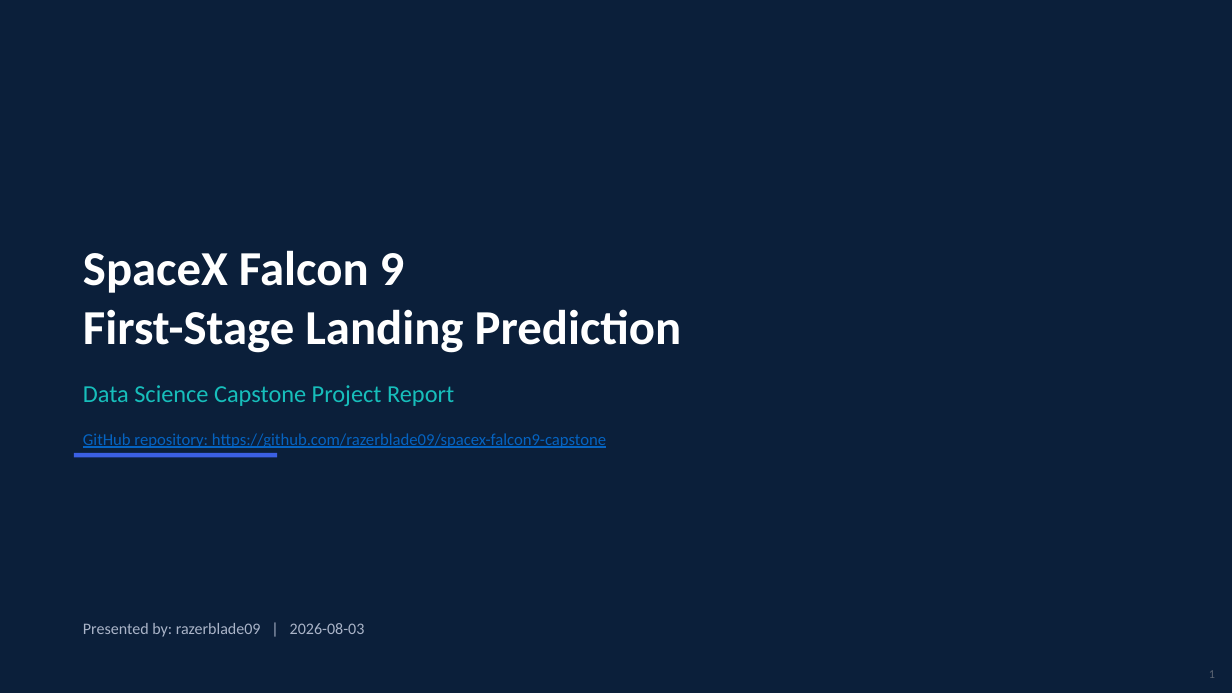
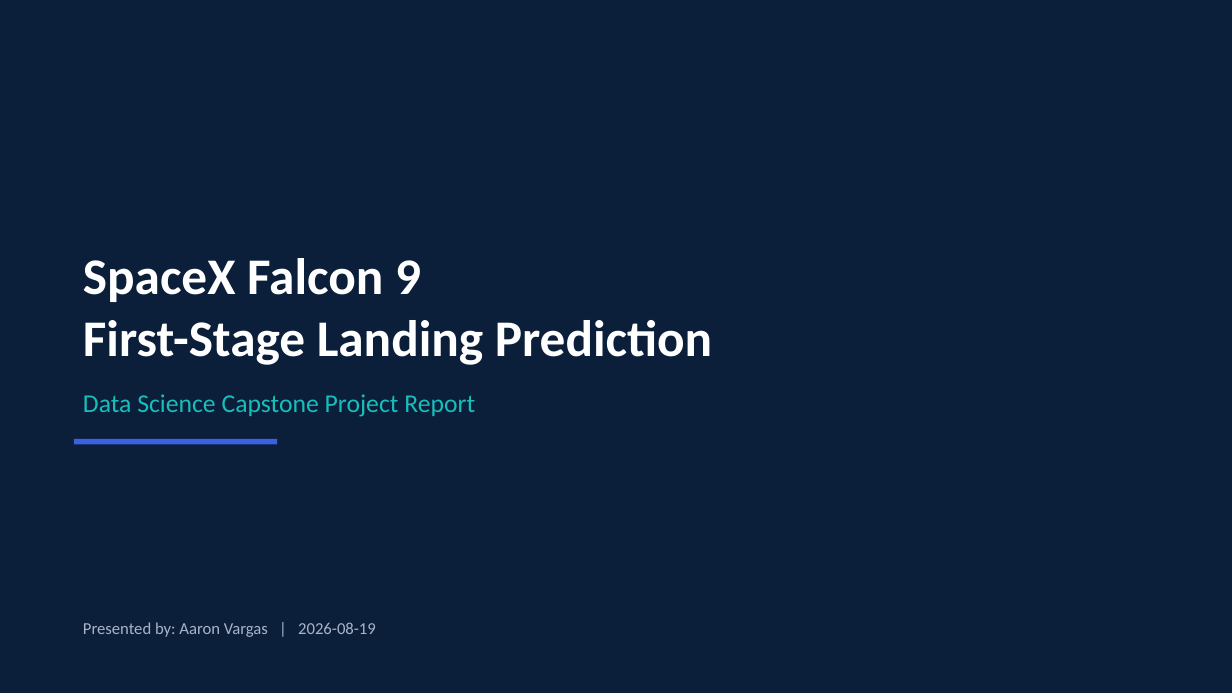
Before and after one commit to razerblade09/spacex-falcon9-capstone, a slide deck: slide 1 of Data_Science_Capstone_Presentation.pptx. Drawn at 1232x693 pixels with LibreOffice and Linux fonts; fonts in the diff are those of the drawing. Boxes give left, top, right and bottom in pixels: in the first picture for what was removed or moved away, otherwise in the second. Text is boxed around its words. In the diff, an @@ line names an element or a change of style, - is before the commit and + after.

```diff
--- a/Data_Science_Capstone_Presentation.pptx
+++ b/Data_Science_Capstone_Presentation.pptx
@@ text "SpaceX Falcon 9": place and size @@
-text "SpaceX Falcon 9" at box(83, 250, 682, 353)
+text "SpaceX Falcon 9" at box(83, 258, 712, 365)
@@ text "SpaceX Falcon 9" at box(83, 258, 712, 365): size 38 to 40 pt @@
@@ text "Data Science Capstone Project Report": place and size @@
-text "Data Science Capstone Project Report" at box(83, 385, 454, 406)
+text "Data Science Capstone Project Report" at box(83, 394, 475, 417)
@@ text "Data Science Capstone Project Report" at box(83, 394, 475, 417): size 19 to 20 pt @@
@@ rectangle: place and size @@
-rectangle at box(74, 453, 277, 457)
+rectangle at box(74, 439, 277, 445)
@@ text removed at box(83, 433, 606, 448) @@
-GitHub repository: https://github.com/razerblade09/spacex-falcon9-capstone
@@ text at box(83, 622, 376, 637): text changed; size 12.5 to 13 pt @@
-Presented by: razerblade09 | 2026-08-03
+Presented by: Aaron Vargas | 2026-08-19
@@ text removed at box(1209, 670, 1215, 678) @@
-1
```
Also in this commit, not shown: 11 other slides changed, 7 slides added, 20 other files.
